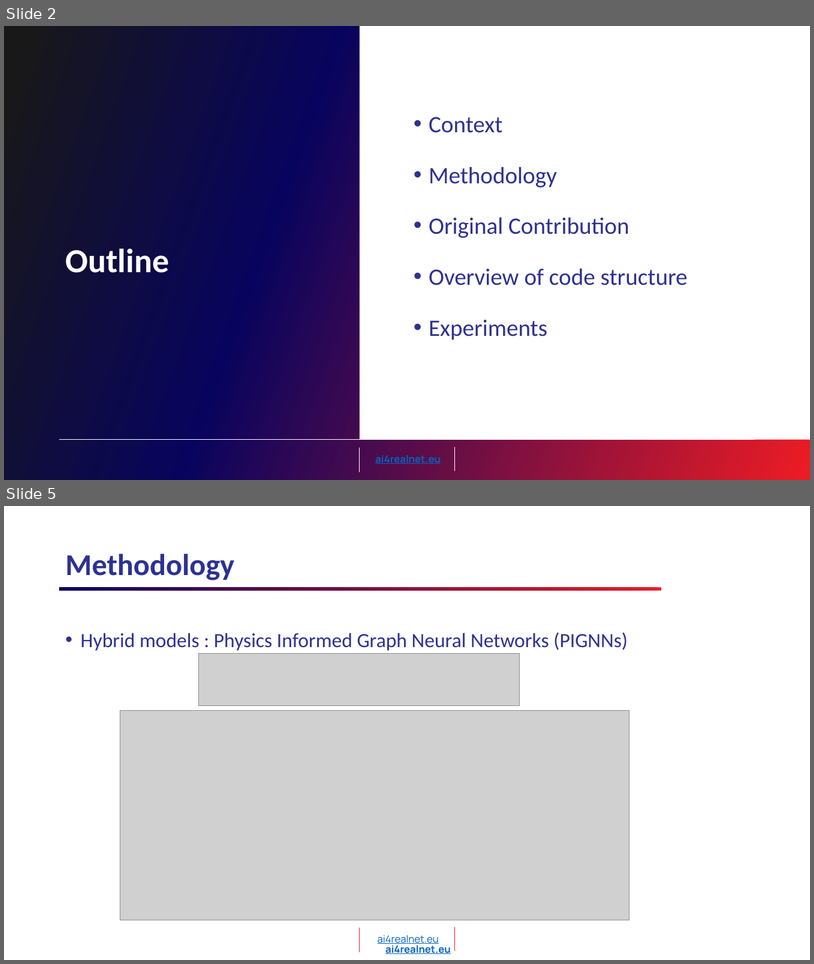
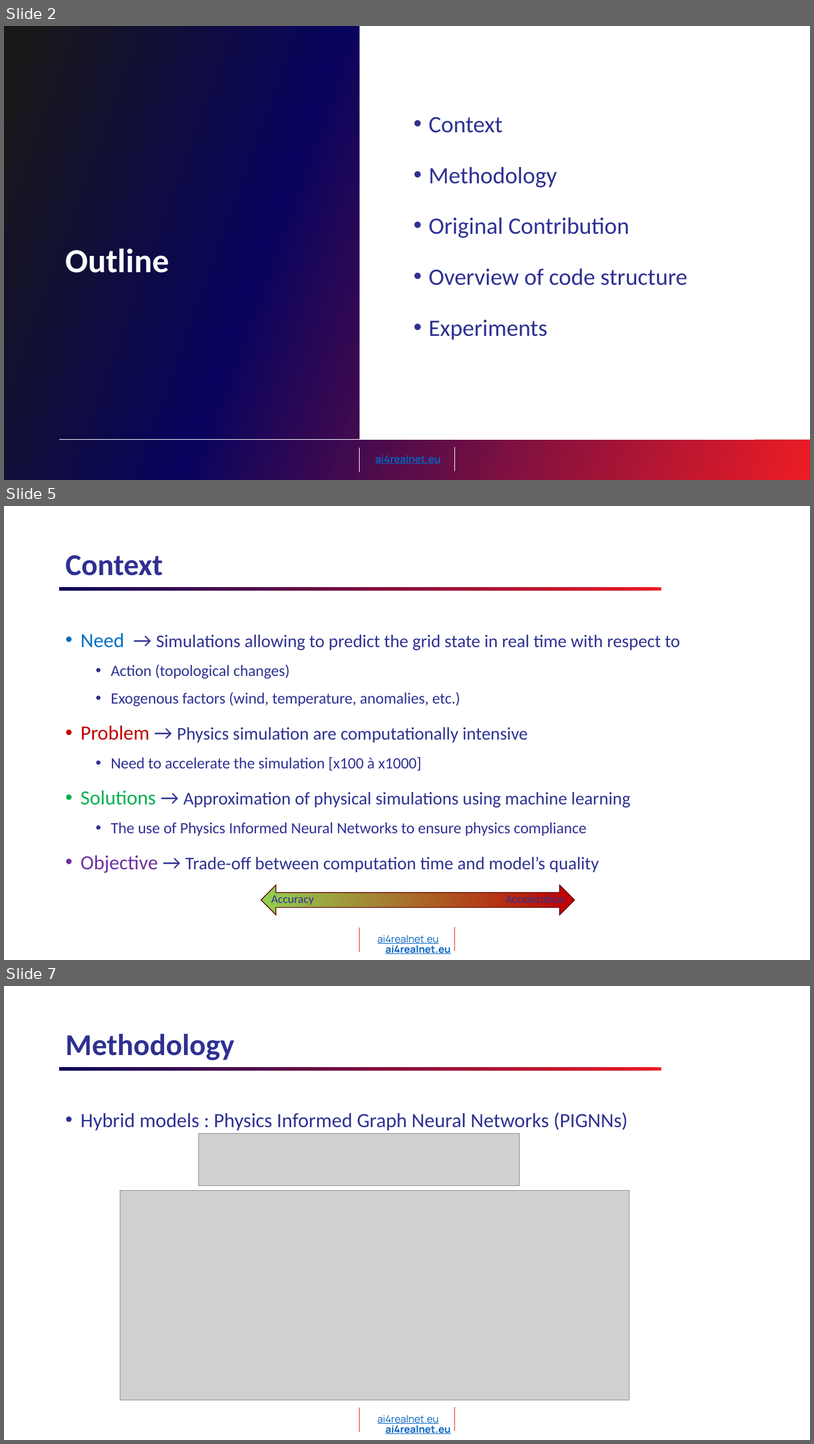
Before and after one commit to AI4REALNET/T2.1_graph_neural_solver, a slide deck: T2.1_KAI_GNN_IRTSX.pptx. Shown one above the other, each under a label of ours: slides 2 and 5 before the commit, slides 2, 5 and 7 after it; the slides between them are not shown. The pictures are 814x964 and 814x1444 pixels, drawn with LibreOffice and Linux fonts; fonts in the diff are those of the drawing; grey boxes stand for pictures; background and template pictures are left out. Boxes give left, top, right and bottom in pixels: in the first picture for what was removed or moved away, otherwise in the second. Text is boxed around its words. In the diff, an @@ line names an element or a change of style, - is before the commit and + after.

```diff
--- a/T2.1_KAI_GNN_IRTSX.pptx
+++ b/T2.1_KAI_GNN_IRTSX.pptx
@@ slide 5 added at (x1=4, y1=506, x2=810, y2=960), background #FFFFFF; not listed: 5 template elements that a slide beside it also shows @@
@@ title added at (x1=65, y1=555, x2=162, y2=576), 36 pt, text #2E3192, bold @@
+Context
@@ text added at (x1=81, y1=633, x2=680, y2=873), 21.3 pt, text #2E3192 @@
+• Need → Simulations allowing to predict the grid state in real time with respect to
+  • Action (topological changes)
+  • Exogenous factors (wind, temperature, anomalies, etc.)
+• Problem → Physics simulation are computationally intensive
+  • Need to accelerate the simulation [x100 à x1000]
+• Solutions → Approximation of physical simulations using machine learning
+  • The use of Physics Informed Neural Networks to ensure physics compliance
+• Objective → Trade-off between computation time and model’s quality
@@ left right arrow added at (x1=261, y1=885, x2=575, y2=915), fill gradient #92D050 to #C00000, outline #680C10 1 pt @@
@@ text added at (x1=272, y1=895, x2=314, y2=904), 14 pt, text #2E3192 @@
+Accuracy
@@ text added at (x1=506, y1=894, x2=565, y2=903), 14 pt, text #2E3192 @@
+Acceleration
@@ what was slide 5 is now slide 7 @@
```
Also in this commit, not shown: 4 slides changed, 2 other slides added, 1 slide removed.
